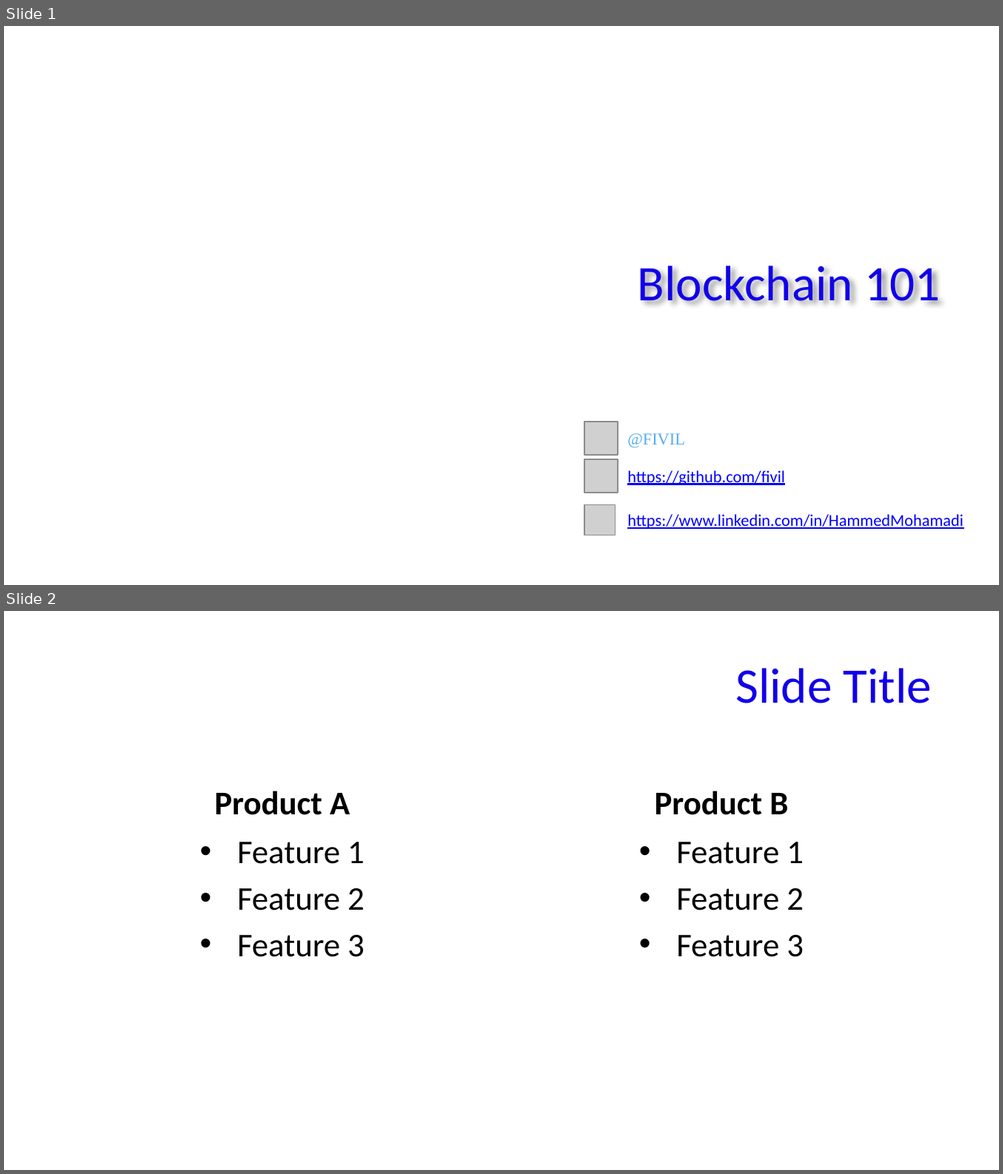
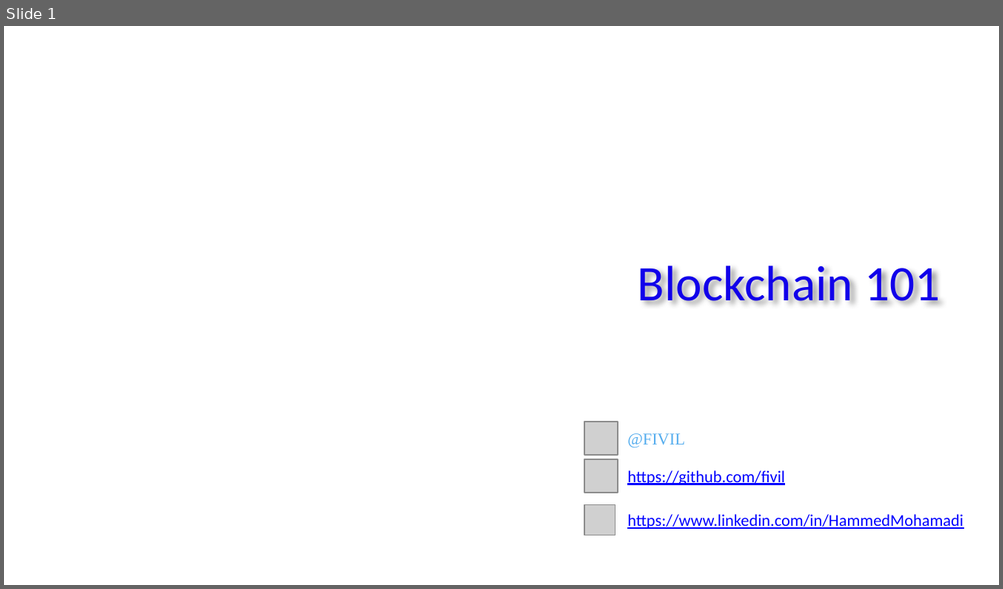
Before and after one commit to FIVIL/KtuPresentation, a slide deck: Blockchain 101.pptx. Shown one above the other, each under a label of ours: slides 1 and 2 before the commit, slide 1 after it. The pictures are 1003x1174 and 1003x589 pixels, drawn with LibreOffice and Linux fonts; fonts in the diff are those of the drawing; grey boxes stand for pictures; background and template pictures are left out. Boxes give left, top, right and bottom in pixels: in the first picture for what was removed or moved away, otherwise in the second. Text is boxed around its words. In the diff, an @@ line names an element or a change of style, - is before the commit and + after.

```diff
--- a/Blockchain 101.pptx
+++ b/Blockchain 101.pptx
@@ slide 2 removed at (x1=4, y1=611, x2=999, y2=1170), background picture (left out) @@
@@ title removed at (x1=735, y1=668, x2=931, y2=703) @@
-Slide Title
@@ text removed at (x1=214, y1=791, x2=350, y2=815) @@
-Product A
@@ text removed at (x1=654, y1=791, x2=788, y2=815) @@
-Product B
@@ text removed at (x1=237, y1=842, x2=364, y2=957) @@
-• Feature 1
-• Feature 2
-• Feature 3
@@ text removed at (x1=676, y1=842, x2=803, y2=957) @@
-• Feature 1
-• Feature 2
-• Feature 3
```
Also in this commit, not shown: 1 slide added.
